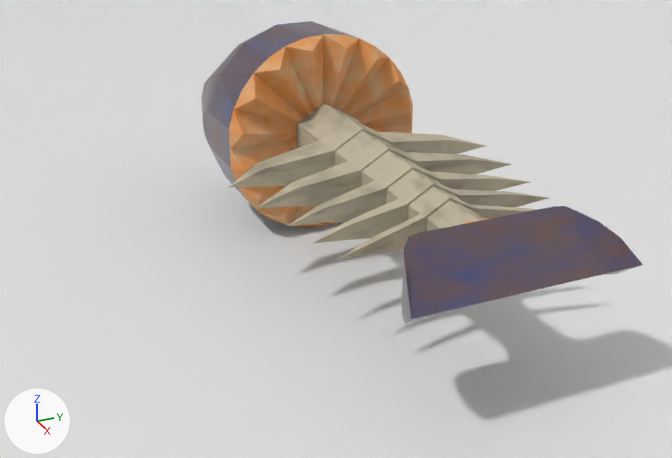
One commit to the Blender file FillerProps/pezProp.blend: the scene before it, then after it.
Before and after are seen from a 50 mm lens placed at (5.61, -3.07, 3.25), pointed at (-0.29, -0.42, 0.3). Every picture has the same lights, and +X, +Y and +Z are marked at lower left. The picture after the commit comes second.

Names of what the first picture shows: 'Plano', 'head', 'spine', 'tail'.
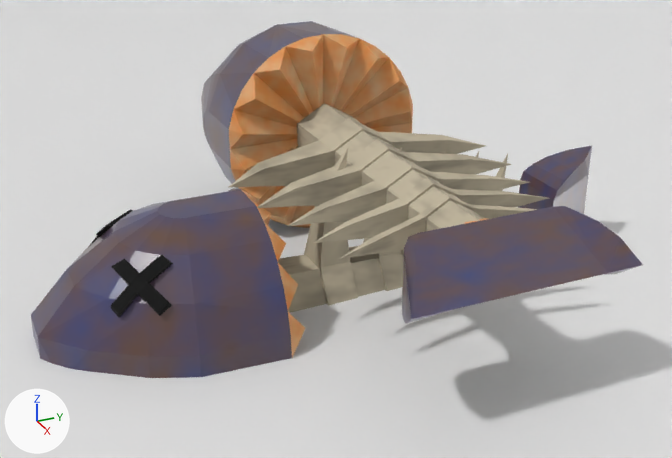
What differs and where, as boxes (x1, y1, x2, y2) in the pictures (672 x 458 px):
'head.001', added: after (31, 188, 305, 378)
    faces in mat_skin_001: (31, 188, 292, 378)
    faces in mat_flesh_001: (242, 190, 305, 358)
'spine.001', added (brown): after (278, 146, 508, 313)
'tail.001', added: after (518, 146, 592, 214)
'rightX.001', added (black): after (110, 255, 173, 317)
'leftX.001', added: after (88, 209, 133, 247)

What changed in the scene script:
```text
Add mat_flesh_001:
    mat_flesh_001 = bpy.data.materials.new('flesh.001')
    # nodes: BsdfPrincipled, OutputMaterial, TexNoise, ValToRGB
    # colours: beige #d9c4a0, orange #df9045
Add mat_skin_001:
    mat_skin_001 = bpy.data.materials.new('skin.001')
    # nodes: BsdfPrincipled, OutputMaterial, TexNoise, ValToRGB
    # colours: brown #65472f, blue #1c4182
Add mat_eyes_001:
    mat_eyes_001 = principled_material('eyes.001')
    mat_eyes_001.base_color = (0.0, 0.0, 0.0)  # black #000000
    mat_eyes_001.roughness = 1.0
Add mat_bone_001:
    mat_bone_001 = bpy.data.materials.new('bone.001')
    # nodes: BsdfPrincipled, OutputMaterial, TexNoise, ValToRGB
    # colours: brown #8a8270, beige #bdb29a
Add me_sphere_001:
    me_sphere_001.from_pydata(...)  # 127 vertices, 141 faces; spans x -1.0..1.0, y -1.26..0.7, z -0.98..0.98
    # faces by material slot: [77, 64]
    me_sphere_001.materials.append(mat_skin_001)
    me_sphere_001.materials.append(mat_flesh_001)
Add me_plane_002:
    me_plane_002.from_pydata(...)  # 24 vertices, 22 faces; spans x -1.03..1.03, y -5.13..5.07, z -0.34..0.02
    me_plane_002.materials.append(mat_eyes_001)  # black #000000
Add me_plane_003:
    me_plane_003.from_pydata(...)  # 24 vertices, 22 faces; spans x -1.04..1.0, y -5.1..5.29, z -0.45..-0.01
    me_plane_003.materials.append(mat_eyes_001)  # black #000000
Add me_circle_001:
    me_circle_001.from_pydata(...)  # 184 vertices, 208 faces; spans x -3.88..3.88, y -1.05..1.05, z -8.47..0.0
    me_circle_001.materials.append(mat_bone_001)
Add me_cube_002:
    me_cube_002.from_pydata(...)  # 58 vertices, 57 faces; spans x -1.0..1.0, y -1.43..0.07, z -1.09..1.09
    # faces by material slot: [32, 25]
    me_cube_002.materials.append(mat_skin_001)
    me_cube_002.materials.append(mat_flesh_001)
Add ob_head_001:
    ob_head_001 = bpy.data.objects.new('head.001', me_sphere_001)
    ob_head_001.location = (-0.001, -1.667, -0.003)
    ob_head_001.scale = (0.824, 0.824, 0.824)
Add ob_leftx_001:
    ob_leftx_001 = bpy.data.objects.new('leftX.001', me_plane_002)
    ob_leftx_001.location = (-0.427, -2.075, 0.5)
    ob_leftx_001.rotation_euler = (2.416, -0.589, 1.557)  # degrees (138, -34, 89)
    ob_leftx_001.scale = (0.231, 0.0462, 0.231)
Add ob_rightx_001:
    ob_rightx_001 = bpy.data.objects.new('rightX.001', me_plane_003)
    ob_rightx_001.location = (0.475, -2.095, 0.572)
    ob_rightx_001.rotation_euler = (-0.592, 0.574, -1.399)  # degrees (-34, 33, -80)
    ob_rightx_001.scale = (0.231, 0.0462, 0.231)
Add ob_spine_001:
    ob_spine_001 = bpy.data.objects.new('spine.001', me_circle_001)
    ob_spine_001.location = (-0.003, -1.197, -0.006)
    ob_spine_001.rotation_euler = (1.571, 1.571, 0.0)  # degrees (90, 90, 0)
    ob_spine_001.scale = (0.276, 0.276, 0.276)
Add ob_tail_001:
    ob_tail_001 = bpy.data.objects.new('tail.001', me_cube_002)
    ob_tail_001.location = (-0.003, 1.671, -0.008)
    ob_tail_001.scale = (0.228, 0.469, 0.704)
```
